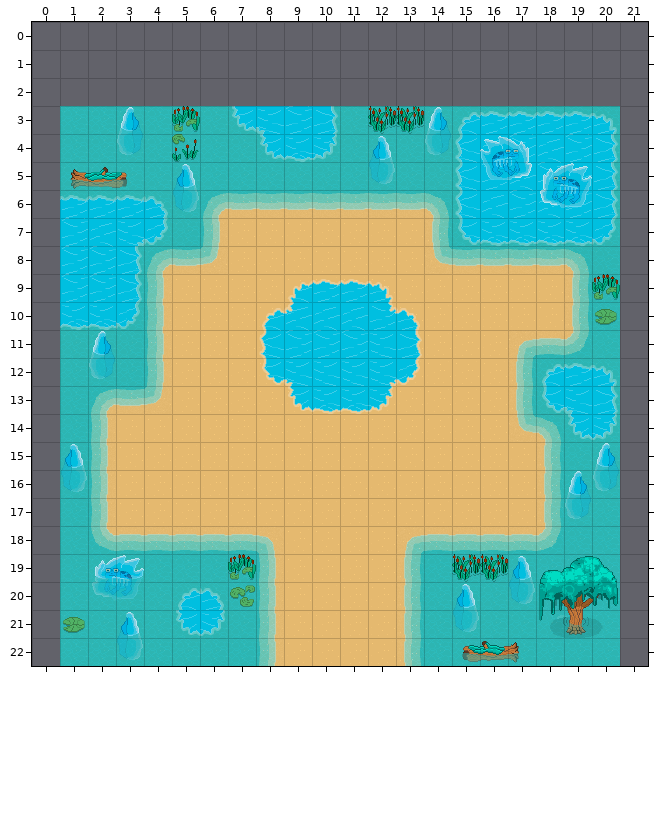
A Tiled map gets an edit: Guardians-of-Zenith/Output/Assets/Maps/Water_dungeon3.tmx. The first picture shows the starting point.
Cells are 32x32 px. Shown: x 0..21, y 0..22. The old version is drawn lined up with the new one.
Now the later version:
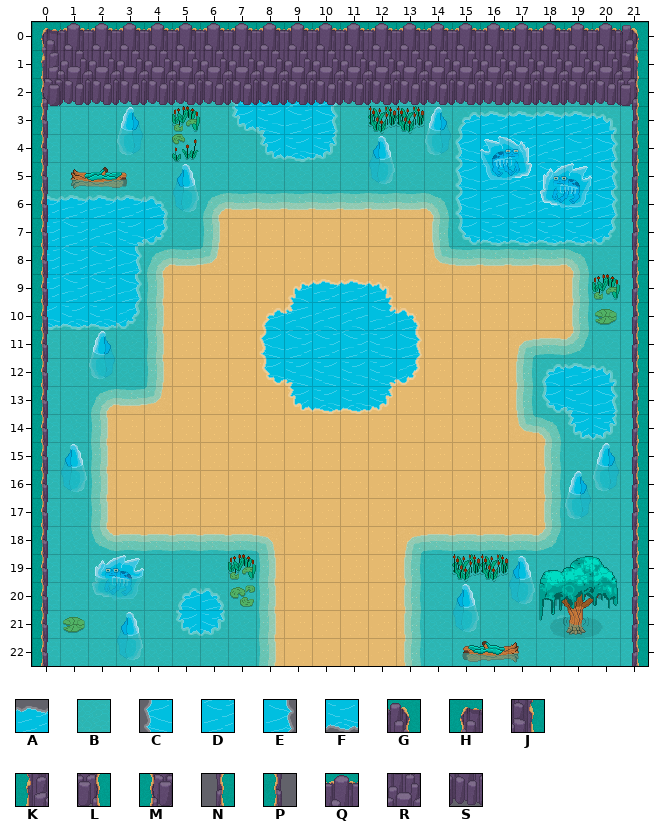
Key: from "Tileset_Lake": A 147, B 192, C 195, D 196, E 199, F 247, G 259, H 261, J 284, K 286, L 309, M 311, N 334, P 336, Q 360, R 385, S 410.
_ is an empty cell.
The edit:
{"change": "map size 20x20 -> 22x23 cells (old content now starts at 1,3; both pictures use the new coordinates)"}
{"where": "layer \"Water\""}
{"y":2,"x":0,"old":"________","new":"BBBBBBBB"}
{"y":2,"x":10,"old":"____________","new":"BBBBBBBBBBBB"}
{"y":3,"x":0,"old":"_","new":"B"}
{"y":3,"x":21,"old":"_","new":"B"}
{"y":4,"x":0,"old":"_","new":"B"}
{"y":4,"x":21,"old":"_","new":"B"}
{"y":5,"x":0,"old":"_","new":"B"}
{"y":5,"x":21,"old":"_","new":"B"}
{"y":6,"x":0,"old":"_","new":"B"}
{"y":6,"x":21,"old":"_","new":"B"}
{"y":7,"x":21,"old":"_","new":"B"}
{"y":8,"x":21,"old":"_","new":"B"}
{"y":9,"x":21,"old":"_","new":"B"}
{"y":10,"x":0,"old":"_","new":"B"}
{"y":10,"x":21,"old":"_","new":"B"}
{"y":11,"x":0,"old":"_","new":"B"}
{"y":11,"x":21,"old":"_","new":"B"}
{"y":12,"x":0,"old":"_","new":"B"}
{"y":12,"x":21,"old":"_","new":"B"}
{"y":13,"x":0,"old":"_","new":"B"}
{"y":13,"x":21,"old":"_","new":"B"}
{"y":14,"x":0,"old":"_","new":"B"}
{"y":14,"x":21,"old":"_","new":"B"}
{"y":15,"x":0,"old":"_","new":"B"}
{"y":15,"x":21,"old":"_","new":"B"}
{"y":16,"x":0,"old":"_","new":"B"}
{"y":16,"x":21,"old":"_","new":"B"}
{"y":17,"x":0,"old":"_","new":"B"}
{"y":17,"x":21,"old":"_","new":"B"}
{"y":18,"x":0,"old":"_","new":"B"}
{"y":18,"x":21,"old":"_","new":"B"}
{"y":19,"x":0,"old":"_","new":"B"}
{"y":19,"x":21,"old":"_","new":"B"}
{"y":20,"x":0,"old":"_","new":"B"}
{"y":20,"x":21,"old":"_","new":"B"}
{"y":21,"x":0,"old":"_","new":"B"}
{"y":21,"x":21,"old":"_","new":"B"}
{"y":22,"x":0,"old":"_","new":"B"}
{"y":22,"x":21,"old":"_","new":"B"}
{"where": "layer \"Floor\""}
{"y":2,"x":7,"old":"____","new":"CDDE"}
{"y":6,"x":0,"old":"_","new":"A"}
{"y":7,"x":0,"old":"_","new":"D"}
{"y":8,"x":0,"old":"_","new":"D"}
{"y":9,"x":0,"old":"_","new":"D"}
{"y":10,"x":0,"old":"_","new":"F"}
{"where": "layer \"Deco\""}
{"y":0,"x":0,"old":"______________________","new":"HQQQQQQQQQQQQQQQQQQQQG"}
{"y":1,"x":0,"old":"______________________","new":"KRRRRRRRRRRRRRRRRRRRRJ"}
{"y":2,"x":0,"old":"______________________","new":"MSSSSSSSSSSSSSSSSSSSSL"}
{"y":3,"x":0,"old":"_","new":"P"}
{"y":3,"x":21,"old":"_","new":"N"}
{"y":4,"x":0,"old":"_","new":"P"}
{"y":4,"x":21,"old":"_","new":"N"}
{"y":5,"x":0,"old":"_","new":"P"}
{"y":5,"x":21,"old":"_","new":"N"}
{"y":6,"x":0,"old":"_","new":"P"}
{"y":6,"x":21,"old":"_","new":"N"}
{"y":7,"x":0,"old":"_","new":"P"}
{"y":7,"x":21,"old":"_","new":"N"}
{"y":8,"x":0,"old":"_","new":"P"}
{"y":8,"x":21,"old":"_","new":"N"}
{"y":9,"x":0,"old":"_","new":"P"}
{"y":9,"x":21,"old":"_","new":"N"}
{"y":10,"x":0,"old":"_","new":"P"}
{"y":10,"x":21,"old":"_","new":"N"}
{"y":11,"x":0,"old":"_","new":"P"}
{"y":11,"x":21,"old":"_","new":"N"}
{"y":12,"x":0,"old":"_","new":"P"}
{"y":12,"x":21,"old":"_","new":"N"}
{"y":13,"x":0,"old":"_","new":"P"}
{"y":13,"x":21,"old":"_","new":"N"}
{"y":14,"x":0,"old":"_","new":"P"}
{"y":14,"x":21,"old":"_","new":"N"}
{"y":15,"x":0,"old":"_","new":"P"}
{"y":15,"x":21,"old":"_","new":"N"}
{"y":16,"x":0,"old":"_","new":"P"}
{"y":16,"x":21,"old":"_","new":"N"}
{"y":17,"x":0,"old":"_","new":"P"}
{"y":17,"x":21,"old":"_","new":"N"}
{"y":18,"x":0,"old":"_","new":"P"}
{"y":18,"x":21,"old":"_","new":"N"}
{"y":19,"x":0,"old":"_","new":"P"}
{"y":19,"x":21,"old":"_","new":"N"}
{"y":20,"x":0,"old":"_","new":"P"}
{"y":20,"x":21,"old":"_","new":"N"}
{"y":21,"x":0,"old":"_","new":"P"}
{"y":21,"x":21,"old":"_","new":"N"}
{"y":22,"x":0,"old":"_","new":"P"}
{"y":22,"x":21,"old":"_","new":"N"}
{"label":"added","picture_box":[32,22,648,666]}
